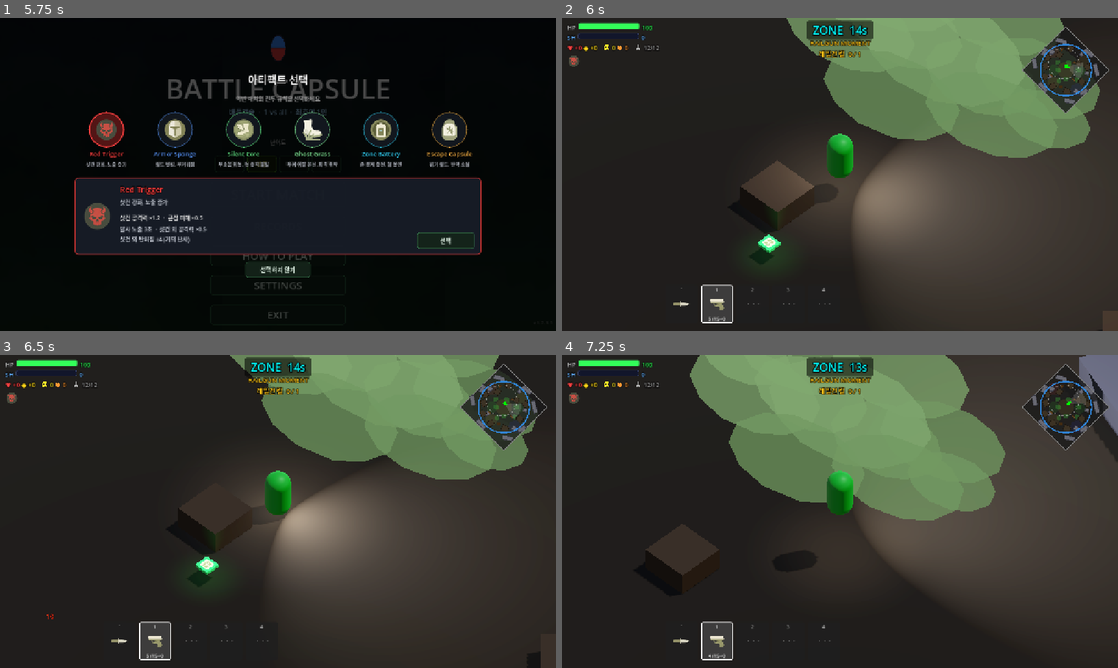
Above: before the commit, frames 1-4 (two rows, left to right).
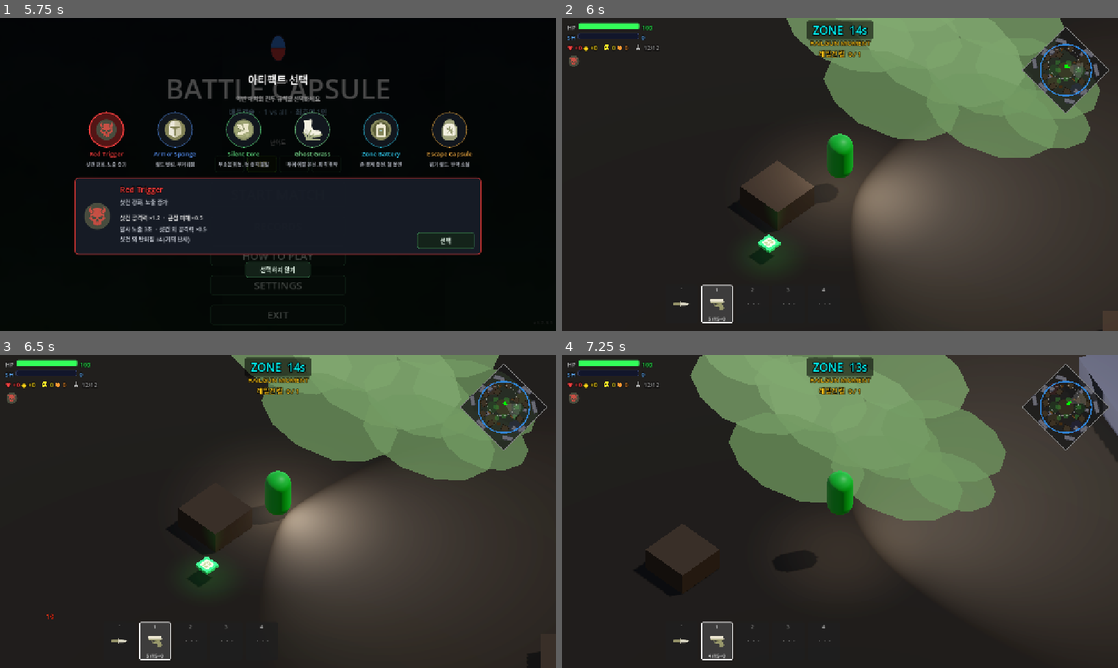
Above: after the commit, the same moments.

Repository: Kyulhee/battle-capsule
Game: Godot game, scene res://src/Main.tscn
Two runs of this game, one before a commit and one after it. Both use one fixed random seed, a clock stepped at 60 frames per second and the inputs below.
Inputs (mouse positions are in pixels of both pictures, inside the frame that each line leads up to):
- Up to frame 1 (5.75 s): click "START MATCH" at 0.5 s; click "START MATCH" at 1.25 s; click "쉬움" at 2 s; click "보통" at 2.75 s; click "어려움" at 3.5 s; click "지옥" at 4.25 s; click "RECORDS" at 5 s
- Up to frame 2 (6 s): click "선택" at 5.75 s
- Up to frame 3 (6.5 s): no input
- Up to frame 4 (7.25 s): tap Enter at 6.5 s; move the mouse to (962, 495) at 6.52 s; hold D (ui_right) from 6.53 s (still down); tap Q (heal) at 6.6 s; click (962, 495) at 6.67 s; tap Space at 6.77 s

Frame 1 is identical in both runs. In frame 2, less than 0.1% of the frame differs, in the area x 40-88%, y 0-45%; in frame 3, 0.1%; in frame 4, 0.2%, in the area x 23-80%, y 0-53%.
Error in both runs: Left operand of 'is' is a previously freed instance. (res://src/entities/bot/Bot.gd:1224)

Commit message:
feat: add ammo objective diagnostics

Diff:
--- a/src/core/Telemetry.gd
+++ b/src/core/Telemetry.gd
@@ -265,6 +265,16 @@
 			"loot_objective_mode_by_source": {},
 			"loot_objective_origin_state_by_source": {},
 			"loot_objective_kind_by_source": {},
+			"loot_objective_need_by_source": {},
+			"loot_objective_ammo_band_by_source": {},
+			"loot_objective_reserve_band_by_source": {},
+			"loot_objective_weapon_by_source": {},
+			"loot_objective_target_detail_by_source": {},
+			"loot_objective_target_match_by_source": {},
+			"loot_objective_target_poi_role_by_source": {},
+			"loot_objective_target_route_role_by_source": {},
+			"loot_objective_route_kind_by_source": {},
+			"loot_objective_route_detail_by_source": {},
 			"loot_objective_target_poi_band_by_source": {},
 			"loot_objective_target_route_band_by_source": {},
 			"loot_objective_start_distance_by_source": {},
@@ -784,7 +794,8 @@
 	origin_state: String,
 	target_kind: String,
 	target_context: Dictionary,
-	distance: float
+	distance: float,
+	selection_context: Dictionary = {}
 ):
 	if not match_in_progress or not _g("doctrine"): return
 	var source_key := _normalized_key(source_name, "unknown")
@@ -793,11 +804,74 @@
 	if state_key == "":
 		state_key = "UNKNOWN"
 	var kind_key := _normalized_key(target_kind, "pickup_unknown")
+	var route_band := _route_distance_band(target_context)
+	var route_role := _nearest_route_role_key(target_context, route_band)
+	var target_detail := _normalized_key(String(selection_context.get("target_detail", kind_key)), kind_key)
 	_add_bucket_value(metrics.doctrine.loot_objective_start_by_source, source_key, 1.0)
 	_add_nested_bucket_value(metrics.doctrine.loot_objective_mode_by_source, source_key, mode_key, 1.0)
 	_add_nested_bucket_value(metrics.doctrine.loot_objective_origin_state_by_source, source_key, state_key, 1.0)
 	_add_nested_bucket_value(metrics.doctrine.loot_objective_kind_by_source, source_key, kind_key, 1.0)
 	_add_nested_bucket_value(
+		metrics.doctrine.loot_objective_need_by_source,
+		source_key,
+		_normalized_key(String(selection_context.get("need", "unknown")), "unknown"),
+		1.0
+	)
+	_add_nested_bucket_value(
+		metrics.doctrine.loot_objective_ammo_band_by_source,
+		source_key,
+		_normalized_key(String(selection_context.get("ammo_band", "unknown")), "unknown"),
+		1.0
+	)
+	_add_nested_bucket_value(
+		metrics.doctrine.loot_objective_reserve_band_by_source,
+		source_key,
+		_normalized_key(String(selection_context.get("reserve_band", "unknown")), "unknown"),
+		1.0
+	)
+	_add_nested_bucket_value(
+		metrics.doctrine.loot_objective_weapon_by_source,
+		source_key,
+		_normalized_key(String(selection_context.get("weapon", "none")), "none"),
+		1.0
+	)
+	_add_nested_bucket_value(
+		metrics.doctrine.loot_objective_target_detail_by_source,
+		source_key,
+		target_detail,
+		1.0
+	)
+	_add_nested_bucket_value(
+		metrics.doctrine.loot_objective_target_match_by_source,
+		source_key,
+		_normalized_key(String(selection_context.get("target_match", "unknown")), "unknown"),
+		1.0
+	)
+	_add_nested_bucket_value(
+		metrics.doctrine.loot_objective_target_poi_role_by_source,
+		source_key,
+		String(target_context.get("poi_role", "open")),
+		1.0
+	)
+	_add_nested_bucket_value(
+		metrics.doctrine.loot_objective_target_route_role_by_source,
+		source_key,
+		route_role,
+		1.0
+	)
+	_add_nested_bucket_value(
+		metrics.doctrine.loot_objective_route_kind_by_source,
+		source_key,
+		"%s/%s" % [route_role, kind_key],
+		1.0
+	)
+	_add_nested_bucket_value(
+		metrics.doctrine.loot_objective_route_detail_by_source,
+		source_key,
+		"%s/%s" % [route_role, target_detail],
+		1.0
+	)
+	_add_nested_bucket_value(
 		metrics.doctrine.loot_objective_target_poi_band_by_source,
 		source_key,
 		_poi_distance_band(target_context),
@@ -806,7 +880,7 @@
 	_add_nested_bucket_value(
 		metrics.doctrine.loot_objective_target_route_band_by_source,
 		source_key,
-		_route_distance_band(target_context),
+		route_band,
 		1.0
 	)
 	if distance >= 0.0:
--- a/src/entities/bot/Bot.gd
+++ b/src/entities/bot/Bot.gd
@@ -1244,6 +1244,112 @@
 		return "node"
 	return "none"
 
+func _loot_selection_context(loot_target: Node3D) -> Dictionary:
+	var weapon_type := stats.weapon_type
+	if weapon_type == "":
+		weapon_type = "none"
+	return {
+		"need": _loot_need_key(),
+		"ammo_band": _ammo_band(),
+		"reserve_band": _reserve_band(),
+		"weapon": weapon_type,
+		"target_detail": _pickup_detail_for(loot_target),
+		"target_match": _pickup_match_for(loot_target),
+	}
+
+func _loot_need_key() -> String:
+	var hp_ratio := current_health / maxf(1.0, stats.max_health)
+	if stats.weapon_type == "" or stats.weapon_type == "knife":
+		return "unarmed"
+	if hp_ratio < 0.4 and stats.current_ammo <= 0 and reserve_ammo <= 0:
+		return "wounded_empty_no_reserve"
+	if stats.current_ammo <= 0 and reserve_ammo <= 0:
+		return "ammo_empty_no_reserve"
+	if stats.current_ammo <= 0:
+		return "ammo_empty_with_reserve"
+	if hp_ratio < 0.4:
+		return "wounded"
+	if stats.max_ammo > 0:
+		var ammo_ratio := float(stats.current_ammo) / maxf(1.0, float(stats.max_ammo))
+		if ammo_ratio <= _combat_loot_threshold and _combat_loot_threshold > 0.0:
+			return "combat_low_ammo"
+		if ammo_ratio <= 0.25:
+			return "ammo_low"
+	return "opportunity"
+
+func _ammo_band() -> String:
+	if stats.max_ammo <= 0:
+		return "no_mag"
+	if stats.current_ammo <= 0:
+		return "empty"
+	var ammo_ratio := float(stats.current_ammo) / maxf(1.0, float(stats.max_ammo))
+	if ammo_ratio <= 0.25:
+		return "low_0_25"
+	if ammo_ratio <= 0.5:
+		return "mid_25_50"
+	return "high_50_plus"
+
+func _reserve_band() -> String:
+	if reserve_ammo <= 0:
+		return "empty"
+	if stats.max_ammo > 0 and reserve_ammo < stats.max_ammo:
+		return "partial"
+	return "full_plus"
+
+func _pickup_detail_for(candidate) -> String:
+	if candidate is Pickup:
+		var pickup := candidate as Pickup
+		if pickup.item == null:
+			return "pickup_unknown"
+		match pickup.item.type:
+			ItemData.Type.WEAPON:
+				if pickup.item.weapon_stats != null:
+					return "weapon_%s" % pickup.item.weapon_stats.weapon_type
+				return "weapon_unknown"
+			ItemData.Type.AMMO:
+				var ammo_type := pickup.item.ammo_weapon_type
+				if ammo_type == "":
+					ammo_type = "unknown"
+				return "ammo_%s" % ammo_type
+			ItemData.Type.HEAL:
+				return "heal"
+			ItemData.Type.ARMOR:
+				return "armor"
+		return "pickup_unknown"
+	return _pickup_kind_for(candidate)
+
+func _pickup_match_for(candidate) -> String:
+	if not candidate is Pickup:
+		return "unknown"
+	var pickup := candidate as Pickup
+	if pickup.item == null:
+		return "unknown"
+	match pickup.item.type:
+		ItemData.Type.AMMO:
+			if pickup.item.ammo_weapon_type == "":
+				return "ammo_unknown"
+			if pickup.item.ammo_weapon_type == stats.weapon_type:
+				return "ammo_same_weapon"
+			return "ammo_mismatch"
+		ItemData.Type.WEAPON:
+			var weapon_type := ""
+			if pickup.item.weapon_stats != null:
+				weapon_type = pickup.item.weapon_stats.weapon_type
+			if weapon_type == "":
+				return "weapon_unknown"
+			if stats.weapon_type == "" or stats.weapon_type == "knife":
+				return "weapon_unarmed"
+			if weapon_type == stats.weapon_type:
+				return "weapon_same_type"
+			return "weapon_new_type"
+		ItemData.Type.HEAL:
+			if current_health / maxf(1.0, stats.max_health) < 0.5:
+				return "heal_wounded"
+			return "heal_healthy"
+		ItemData.Type.ARMOR:
+			return "armor"
+	return "unknown"
+
 func _start_loot_objective(loot_target: Node3D, source_name: String, recovering: bool) -> void:
 	target_actor = loot_target
 	is_targeting_loot = true
@@ -1276,7 +1382,8 @@
 		State.keys()[current_state],
 		_loot_objective_kind,
 		_strategic_position_context(loot_target.global_position),
-		global_position.distance_to(loot_target.global_position)
+		global_position.distance_to(loot_target.global_position),
+		_loot_selection_context(loot_target)
 	)
 
 func _log_loot_objective_outcome(outcome_name: String) -> void:
Not shown, changed: docs/DEVLOG.md
Not shown, changed: docs/HANDOFF.md
Not shown, changed: docs/MASTERPLAN.md
Not shown, changed: docs/devlog/v2.0.md
Not shown, changed: tools/analyze_results.py
Not shown, changed: tools/compare_scale_profiles.py
